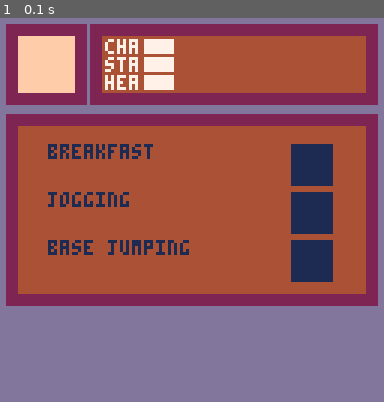
Above: before the commit, frame 1.
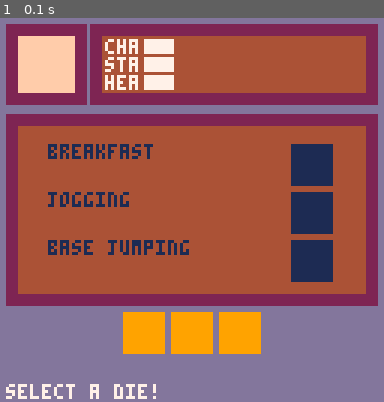
Above: after the commit, the same moment.

Repository: shen-sat/roll
Game: PICO-8 cartridge game.p8
Two runs of this game, one before a commit and one after it. Both use one fixed random seed, a clock stepped at 60 frames per second and the inputs below.
Inputs:
- Up to frame 1 (0.1 s): no input

The runs differ from the first frame. In frame 1, 4.2% of the frame differs, in the area x 1-68%, y 76-100%.

Commit message:
Add dice

Diff:
--- a/game.p8
+++ b/game.p8
@@ -131,10 +131,30 @@
   }
 
 
-  -- set up activities_list
-    -- set up activities (with dice slot)
-  -- set up dice
-  -- set up instructions
+
+  d1 = {
+    x0 = 41,
+    y0 = 98,
+    score = 1,
+    width = 14
+  }
+  d2 = {
+    x0 = 57,
+    y0 = 98,
+    score = 1,
+    width = 14
+
+  }
+  d3 = {
+    x0 = 73,
+    y0 = 98,
+    score = 1,
+    width = 14
+  }
+
+  dice = { d1, d2, d3 }
+
+  instructions = 'select a die!'
 
  start_game()
 
@@ -163,6 +183,10 @@
   profile:draw()
   stats_list:draw()
   todo_list:draw()
+  for die in all(dice) do
+    rectfill(die.x0,die.y0,calculate_x1(die.x0, die.width),calculate_y1(die.y0,die.width),9)
+  end
+  print(instructions, 2, 128 - 6, 7)
 end
 
 function calculate_x1(x0, width)
